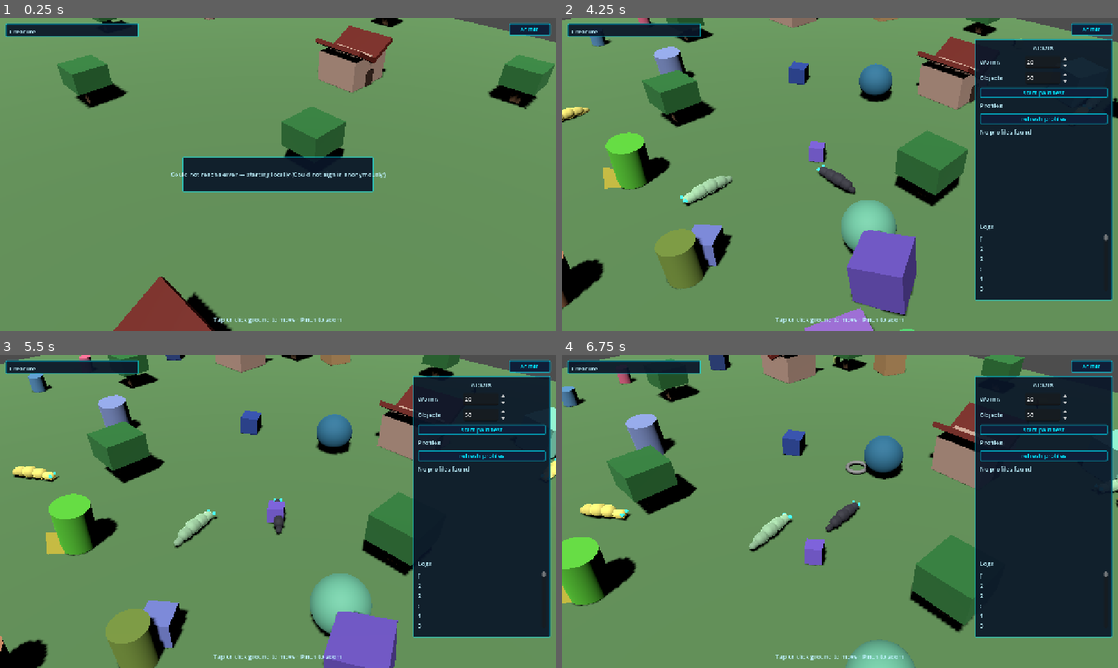
Above: before the commit, frames 1-4 (two rows, left to right).
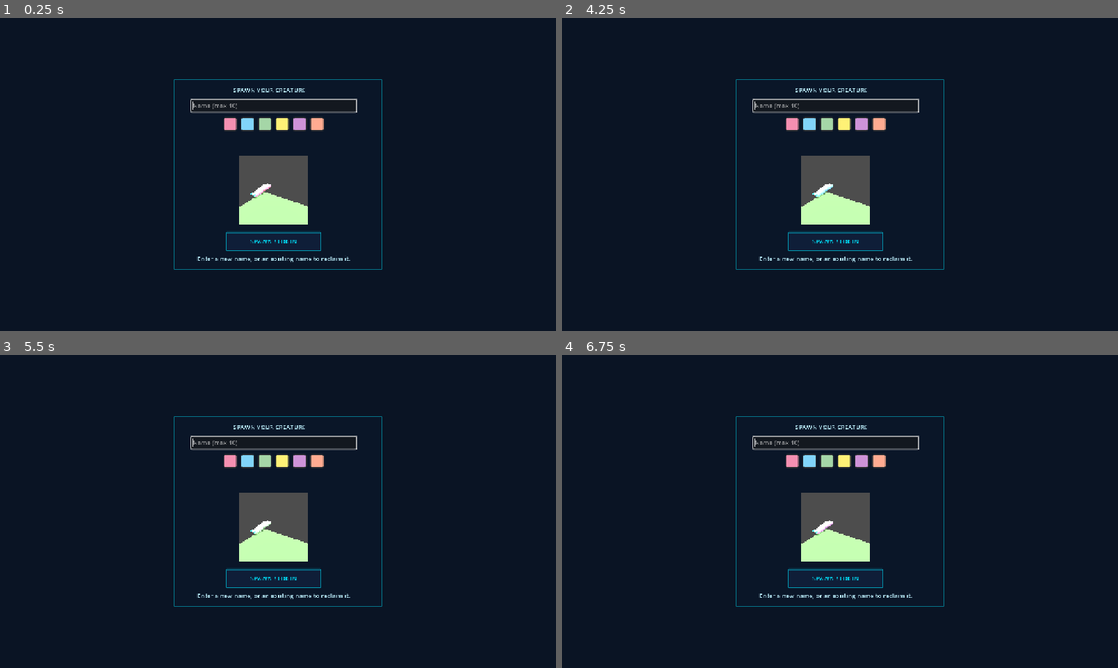
Above: after the commit, the same moments.

Repository: melqudsi/Creature
Game: Godot game, scene res://scenes/main.tscn
The game is run twice, just before and just after one commit, with the same random seed, the same clock (stepped at 60 frames per second) and the same inputs.
Inputs (mouse positions are in pixels of both pictures, inside the frame that each line leads up to):
- Up to frame 1 (0.25 s): no input
- Up to frame 2 (4.25 s): click (1090, 30) at 0.5 s, where only the run before the commit has a clickable "admin"; click (1045, 93) at 1.25 s, where only the run before the commit has a clickable "start pain test"; click (1045, 93) at 2 s, where only the run before the commit has a clickable "start pain test"; click (789, 124) at 2.77 s; click (812, 124) at 3.52 s
- Up to frame 3 (5.5 s): click (483, 455) at 4.25 s, where only the run before the commit has a clickable "refresh profiles"; click (266, 461) at 5.02 s
- Up to frame 4 (6.75 s): click (845, 461) at 5.77 s; click (862, 461) at 6.52 s

The runs differ from the first frame. In frame 1, 97% of the frame differs, in the area x 0-100%, y 0-100%; in frame 2, 79%; in frame 3, 80%; in frame 4, 80%.

Commit message:
Fix Godot onboarding reset and admin log readability.
Clear stale player state before boot, widen admin logs with no wrapping, add session reset support, simplify houses, and update handoff docs before re-exporting web.

Diff:
--- a/creature-godot/scripts/autoload/network_service.gd
+++ b/creature-godot/scripts/autoload/network_service.gd
@@ -84,8 +84,21 @@
 func get_user_id() -> String:
 	return str(_session.get("user_id", ""))
 
+func clear_saved_session() -> void:
+	_session.clear()
+	_online = false
+	GameState.player_data.clear()
+	GameState.player_creature = null
+	if _uses_web_bridge():
+		_web_net().clearSessionJson()
+	if FileAccess.file_exists(SESSION_PATH):
+		DirAccess.remove_absolute(ProjectSettings.globalize_path(SESSION_PATH))
+	_log("Cleared saved session; reload to show onboarding")
+
 func boot() -> void:
 	_last_error = ""
+	GameState.player_data.clear()
+	GameState.player_creature = null
 	var ok := await _boot_online()
 	if ok:
 		if GameState.player_data.is_empty():
@@ -147,6 +160,18 @@
 		_last_error = "fetch creature by name: %s" % resp.error
 		_log("fetch_creature_by_name failed: %s" % resp.error)
 		push_warning("fetch_creature_by_name failed: %s" % resp.error)
+		return {}
+	var rows: Variant = resp.data
+	if typeof(rows) != TYPE_ARRAY or rows.is_empty():
+		return {}
+	return rows[0]
+
+func fetch_creature_by_id(creature_id: String) -> Dictionary:
+	var path := "/rest/v1/creatures?id=eq.%s&select=*&limit=1" % creature_id.uri_encode()
+	var resp := await _rest_request(HTTPClient.METHOD_GET, path)
+	if not resp.ok:
+		_log("fetch_creature_by_id failed: %s" % resp.error)
+		push_warning("fetch_creature_by_id failed: %s" % resp.error)
 		return {}
 	var rows: Variant = resp.data
 	if typeof(rows) != TYPE_ARRAY or rows.is_empty():
@@ -228,7 +253,11 @@
 	if typeof(resp.data) == TYPE_ARRAY and not resp.data.is_empty():
 		_log("Deleted profile id %s" % creature_id)
 		return true
-	_log("Delete returned zero rows for %s (RLS migration may be missing)" % creature_id)
+	var still_exists := await fetch_creature_by_id(creature_id)
+	if still_exists.is_empty():
+		_log("Deleted profile id %s (verified by re-fetch)" % creature_id)
+		return true
+	_log("Delete returned zero rows and profile still exists for %s (RLS migration may be missing)" % creature_id)
 	return false
 
 func update_creature(id: String, patch: Dictionary) -> void:
--- a/creature-godot/scripts/ui/sc2_hud.gd
+++ b/creature-godot/scripts/ui/sc2_hud.gd
@@ -10,7 +10,7 @@
 var _worm_spin: SpinBox
 var _object_spin: SpinBox
 var _profiles_list: VBoxContainer
-var _logs_list: VBoxContainer
+var _logs_text: TextEdit
 
 func _ready() -> void:
 	theme = preload("res://assets/themes/sc2_theme.tres")
@@ -37,11 +37,14 @@
 	_admin_panel = Panel.new()
 	_admin_panel.name = "AdminPanel"
 	_admin_panel.visible = false
-	_admin_panel.set_anchors_preset(Control.PRESET_TOP_RIGHT)
-	_admin_panel.offset_left = -330
-	_admin_panel.offset_top = 48
-	_admin_panel.offset_right = -12
-	_admin_panel.offset_bottom = 650
+	_admin_panel.anchor_left = 0.03
+	_admin_panel.anchor_top = 0.08
+	_admin_panel.anchor_right = 0.97
+	_admin_panel.anchor_bottom = 0.95
+	_admin_panel.offset_left = 0
+	_admin_panel.offset_top = 0
+	_admin_panel.offset_right = 0
+	_admin_panel.offset_bottom = 0
 	add_child(_admin_panel)
 
 	var margin := MarginContainer.new()
@@ -83,6 +86,11 @@
 	refresh_btn.pressed.connect(_refresh_profiles)
 	root.add_child(refresh_btn)
 
+	var clear_session_btn := Button.new()
+	clear_session_btn.text = "clear session / reload"
+	clear_session_btn.pressed.connect(_clear_session_and_reload)
+	root.add_child(clear_session_btn)
+
 	var scroll := ScrollContainer.new()
 	scroll.custom_minimum_size = Vector2(0, 210)
 	root.add_child(scroll)
@@ -95,13 +103,14 @@
 	logs_title.text = "Logs"
 	root.add_child(logs_title)
 
-	var logs_scroll := ScrollContainer.new()
-	logs_scroll.custom_minimum_size = Vector2(0, 130)
-	root.add_child(logs_scroll)
-
-	_logs_list = VBoxContainer.new()
-	_logs_list.add_theme_constant_override("separation", 2)
-	logs_scroll.add_child(_logs_list)
+	_logs_text = TextEdit.new()
+	_logs_text.editable = false
+	_logs_text.wrap_mode = TextEdit.LINE_WRAPPING_NONE
+	_logs_text.custom_minimum_size = Vector2(0, 160)
+	_logs_text.size_flags_horizontal = Control.SIZE_EXPAND_FILL
+	_logs_text.size_flags_vertical = Control.SIZE_EXPAND_FILL
+	_logs_text.scroll_fit_content_height = false
+	root.add_child(_logs_text)
 	_refresh_logs()
 
 func _make_spin_row(label_text: String, min_value: float, max_value: float, value: float) -> HBoxContainer:
@@ -125,6 +134,12 @@
 	if _admin_panel.visible:
 		_refresh_profiles()
 		_refresh_logs()
+
+func _clear_session_and_reload() -> void:
+	NetworkService.clear_saved_session()
+	GameState.player_data.clear()
+	GameState.player_creature = null
+	get_tree().reload_current_scene()
 
 func _on_pain_test_pressed() -> void:
 	if _pain_test and _pain_test.has_method("start"):
@@ -176,22 +191,18 @@
 	_refresh_profiles()
 
 func _refresh_logs() -> void:
-	if not _logs_list:
-		return
-	for ch in _logs_list.get_children():
-		ch.queue_free()
+	if not _logs_text:
+		return
+	var text := ""
 	for line in GameState.admin_logs:
-		_append_log_line(line)
+		text += line + "\n"
+	_logs_text.text = text
 
 func _append_log_line(line: String) -> void:
-	if not _logs_list:
-		return
-	var label := Label.new()
-	label.text = line
-	label.autowrap_mode = TextServer.AUTOWRAP_WORD_SMART
-	_logs_list.add_child(label)
-	if _logs_list.get_child_count() > 80:
-		_logs_list.get_child(0).queue_free()
+	if not _logs_text:
+		return
+	_logs_text.text += line + "\n"
+	_logs_text.set_caret_line(_logs_text.get_line_count())
 
 func _refresh_stats() -> void:
 	var c = GameState.player_creature
--- a/creature-godot/scripts/world/world_map.gd
+++ b/creature-godot/scripts/world/world_map.gd
@@ -124,8 +124,23 @@
 	var roof_mat := StandardMaterial3D.new()
 	roof_mat.albedo_color = Color(0.44, 0.12, 0.08)
 	roof_mat.roughness = 0.72
-	root.add_child(_make_roof_panel(Vector3(-0.36, 0.93, 0.0), deg_to_rad(-28.0), roof_mat))
-	root.add_child(_make_roof_panel(Vector3(0.36, 0.93, 0.0), deg_to_rad(28.0), roof_mat))
+	var roof := MeshInstance3D.new()
+	var roof_mesh := BoxMesh.new()
+	roof_mesh.size = Vector3(1.75, 0.18, 1.5)
+	roof.mesh = roof_mesh
+	roof.position.y = 0.95
+	roof.material_override = roof_mat
+	root.add_child(roof)
+
+	var chimney := MeshInstance3D.new()
+	var chimney_mesh := BoxMesh.new()
+	chimney_mesh.size = Vector3(0.18, 0.35, 0.18)
+	chimney.mesh = chimney_mesh
+	chimney.position = Vector3(0.42, 1.18, 0.22)
+	var chimney_mat := StandardMaterial3D.new()
+	chimney_mat.albedo_color = Color(0.22, 0.12, 0.1)
+	chimney.material_override = chimney_mat
+	root.add_child(chimney)
 
 	var door := MeshInstance3D.new()
 	var door_mesh := BoxMesh.new()
@@ -138,16 +153,6 @@
 	root.add_child(door)
 	root.rotation.y = [0.0, PI * 0.5, PI, PI * 1.5][randi() % 4]
 	return root
-
-func _make_roof_panel(pos: Vector3, z_rot: float, mat: StandardMaterial3D) -> MeshInstance3D:
-	var panel := MeshInstance3D.new()
-	var mesh := BoxMesh.new()
-	mesh.size = Vector3(0.92, 0.12, 1.48)
-	panel.mesh = mesh
-	panel.position = pos
-	panel.rotation.z = z_rot
-	panel.material_override = mat
-	return panel
 
 func get_player_creature() -> Creature:
 	return GameState.player_creature
Not shown, changed: README.md
Not shown, changed: creature-godot/README.md
Not shown, changed: creature-godot/docs/godot-porting-notes.md
Not shown, changed: creature-godot/web/custom_shell.html
Not shown, changed: creature-godot/web/index.html
Not shown, changed: creature-godot/web/index.pck
Not shown, changed: creature-godot/web/index.service.worker.js
